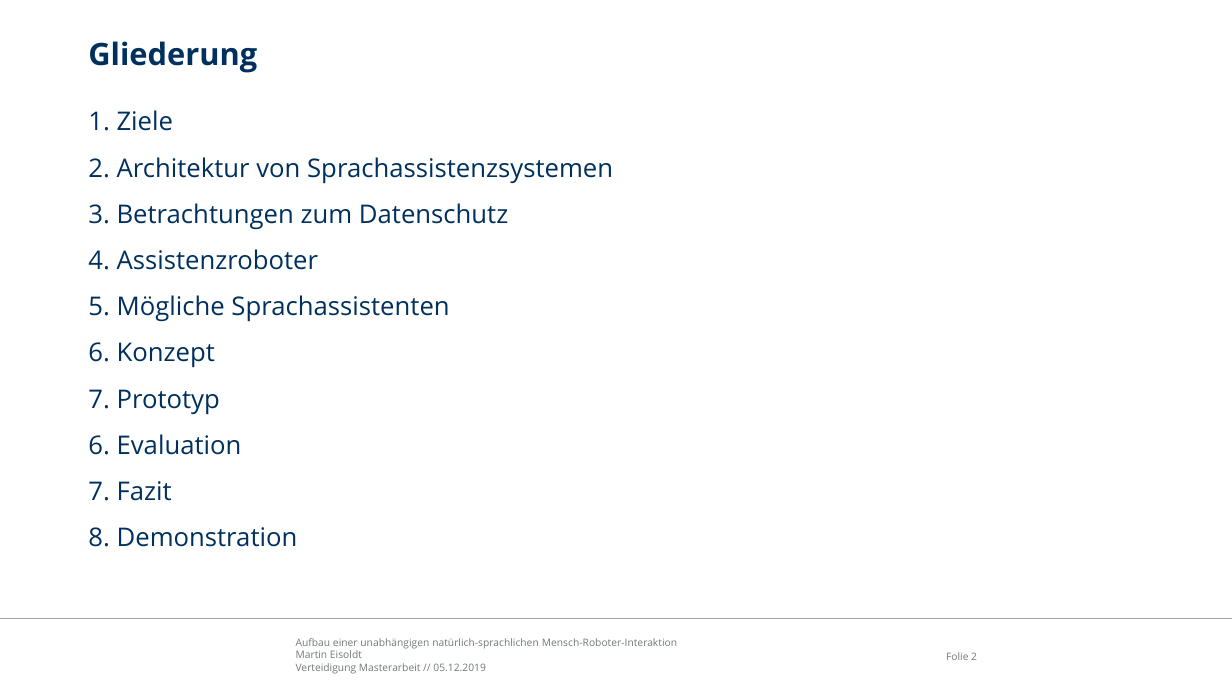
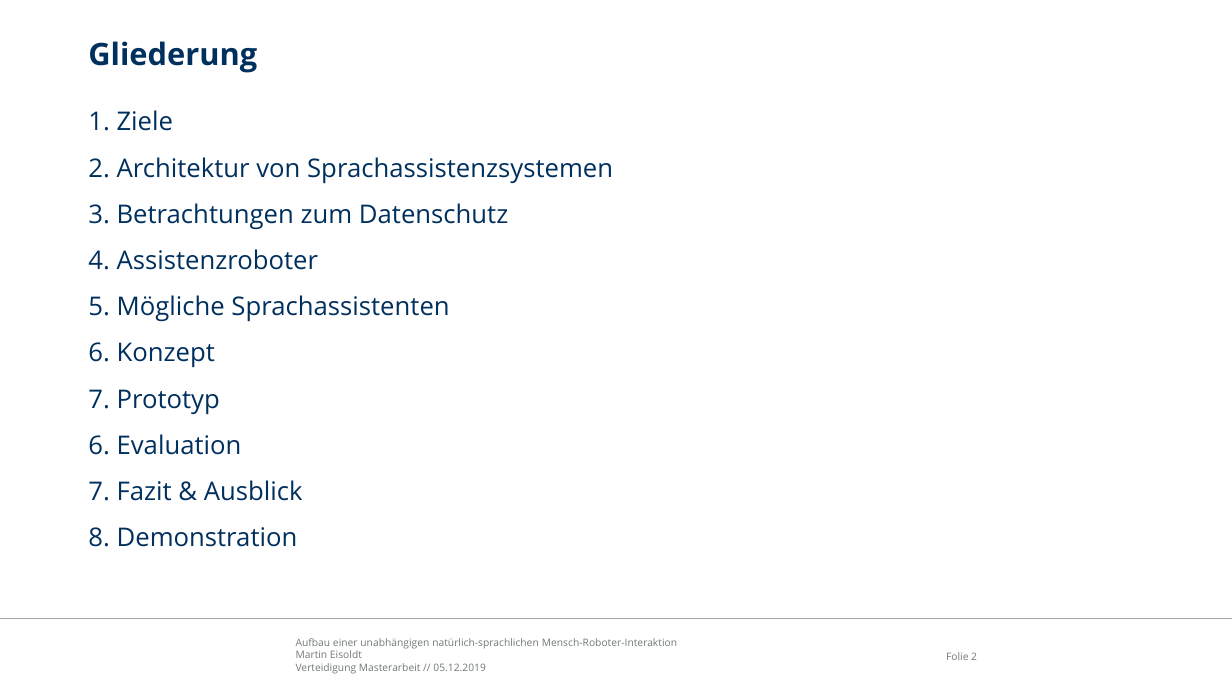
Before and after one commit to edegeyer/masterarbeit, a slide deck: slide 2 of verteidigung/verteidigung.pptx. Drawn at 1232x693 pixels with LibreOffice and Linux fonts; fonts in the diff are those of the drawing; background and template pictures are left out. Boxes give left, top, right and bottom in pixels: in the first picture for what was removed or moved away, otherwise in the second. Text is boxed around its words. In the diff, an @@ line names an element or a change of style, - is before the commit and + after.

```diff
--- a/verteidigung/verteidigung.pptx
+++ b/verteidigung/verteidigung.pptx
@@ text at [88,480,303,501]: text changed @@
-7. Fazit
+7. Fazit & Ausblick
```
Also in this commit, not shown: 4 other slides changed, 2 slides added, 3 slides removed.
